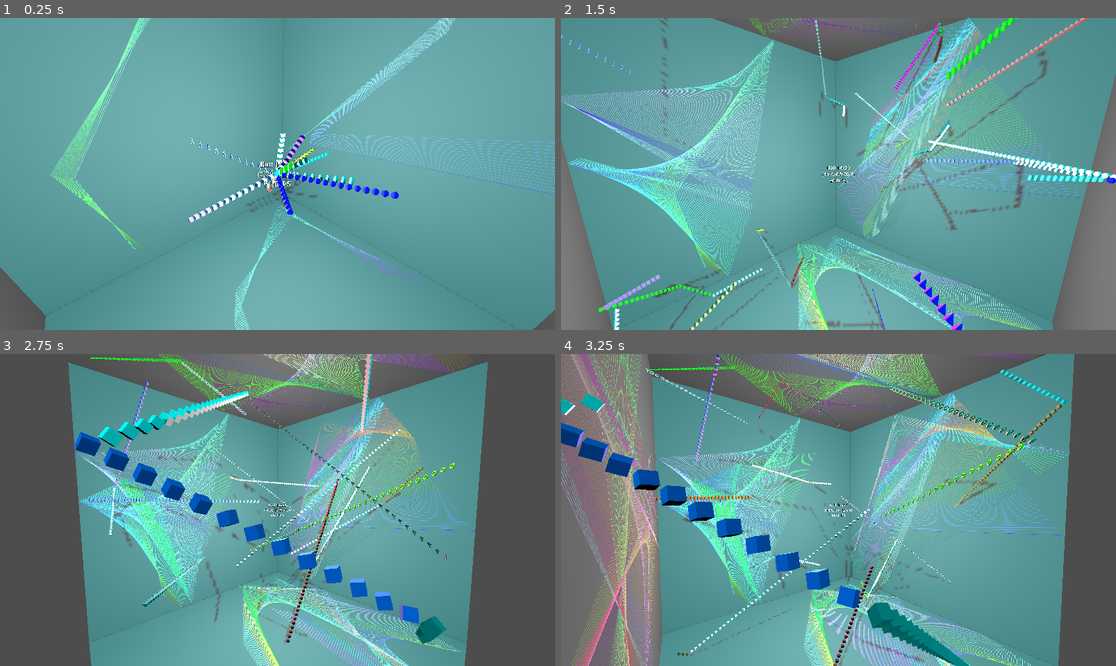
Above: before the commit, frames 1-4 (two rows, left to right).
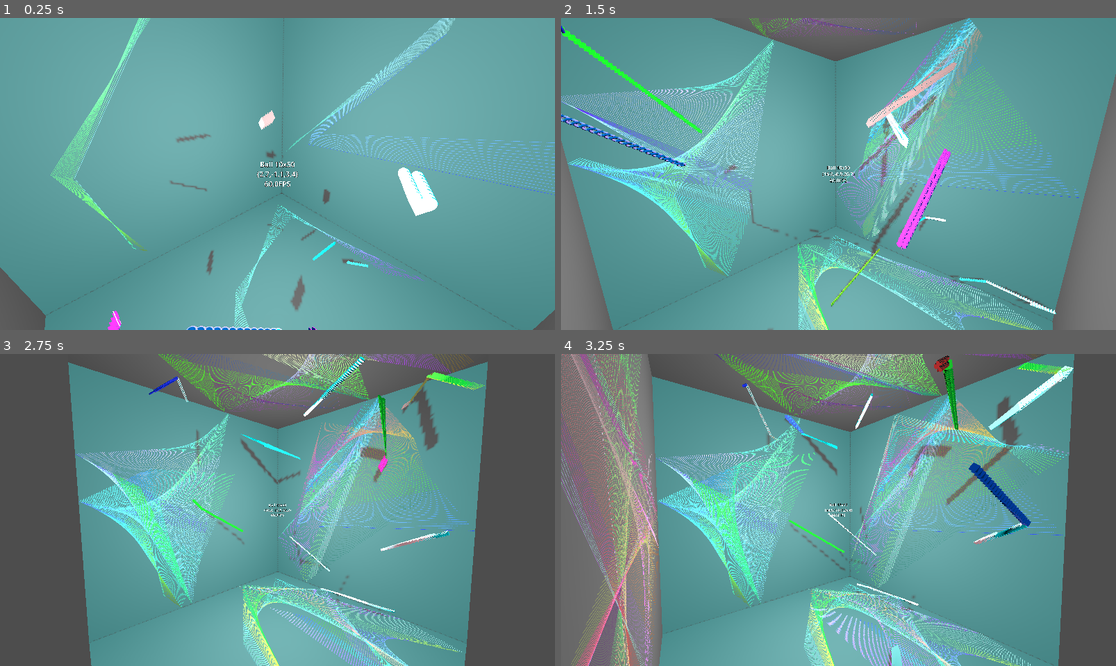
Above: after the commit, the same moments.

Repository: kasworld/gd4game3d
Game: Godot game, scene res://main.tscn
The game is run twice, just before and just after one commit, with the same random seed, the same clock (stepped at 60 frames per second) and the same inputs.
Inputs:
- Up to frame 1 (0.25 s): no input
- Up to frame 2 (1.5 s): no input
- Up to frame 3 (2.75 s): no input
- Up to frame 4 (3.25 s): no input

The runs differ from the first frame. In frame 1, 2.9% of the frame differs, in the area x 19-79%, y 29-100%; in frame 2, 7.3%; in frame 3, 8.2%; in frame 4, 9.6%, in the area x 0-93%, y 0-100%.

Commit message:
update BallTrail

Diff:
--- a/ball_trail_2/ball_trail_2.gd
+++ b/ball_trail_2/ball_trail_2.gd
@@ -3,7 +3,7 @@
 class_name BallTrail
 
 var velocity :Vector3
-var bounce_area :AABB
+var bounce_fn :Callable
 var radius :float
 var speed_max :float
 var speed_min :float
@@ -14,17 +14,18 @@
 var multi_ball :MultiMeshInstance3D
 var multimesh :MultiMesh
 
-func init(ba :AABB, r :float, count :int, t:int)->void:
+func init(bnfn :Callable, r :float, count :int, t:int, pos :Vector3) -> BallTrail:
 	radius = r
-	bounce_area = ba
-	speed_max = radius * 300
-	speed_min = radius * 120
+	bounce_fn = bnfn
+	speed_max = radius * 120
+	speed_min = radius * 80
 	velocity = Vector3( (randf()-0.5)*speed_max,(randf()-0.5)*speed_max,(randf()-0.5)*speed_max)
 	current_color = NamedColorList.color_list.pick_random()[0]
 	current_rot_accel = rand_rad()
-	make_mat_multi(new_mesh_by_type(t,radius), count)
+	make_mat_multi(new_mesh_by_type(t,radius), count, pos)
+	return self
 
-func make_mat_multi(mesh :Mesh,count :int):
+func make_mat_multi(mesh :Mesh,count :int, pos:Vector3):
 	var mat = Global3d.get_color_mat(Color.WHITE)
 	mat.vertex_color_use_as_albedo = true
 	mesh.material = mat
@@ -41,49 +42,43 @@
 
 	for i in multimesh.visible_instance_count:
 		multimesh.set_instance_color(i,current_color)
-		var ball_position = Vector3(0,0,0)
+		var ball_position = pos
 		var t = Transform3D(Basis(), ball_position)
 		multimesh.set_instance_transform(i,t)
 
-func set_multi_rotation(i :int,axis :Vector3, rot :float)->void:
+func set_multi_rotation(i :int,axis :Vector3, rot :float) -> void:
 	var t = multimesh.get_instance_transform(i)
 	t = t.rotated_local(axis, rot)
 	multimesh.set_instance_transform(i,t )
 
-func set_multi_pos(i :int, pos :Vector3)->void:
+func set_multi_pos(i :int, pos :Vector3) -> void:
 	var t = multimesh.get_instance_transform(i)
 	t.origin = pos
 	multimesh.set_instance_transform(i,t )
 
-func set_multi_color(i, co :Color)->void:
+func set_multi_color(i, co :Color) -> void:
 	multimesh.set_instance_color(i,co)
-
-func set_aabb(ba :AABB)->void:
-	bounce_area = ba
 
 func _process(delta: float) -> void:
 	move(delta)
 
-func move(delta :float)->void:
+func move(delta :float) -> void:
 	var old_cursor = obj_cursor
 	obj_cursor +=1
 	obj_cursor %= multimesh.instance_count
 	move_ball(delta, old_cursor, obj_cursor)
 
 func move_ball(delta: float, oldi :int, newi:int) -> void:
-	var pos = multimesh.get_instance_transform(oldi).origin
-	pos += velocity * delta
-	var bn = Bounce.bounce3d(pos,velocity,bounce_area,radius)
-	set_multi_pos(newi, pos)
-	velocity = bn.velocity
-	var bounced = false
+	var oldpos = multimesh.get_instance_transform(oldi).origin
+	var newpos = oldpos + velocity * delta
+	var bn = bounce_fn.call(oldpos,newpos,radius)
+	set_multi_pos(newi, bn.pos)
 	for i in 3:
 		# change vel on bounce
 		if bn.bounced[i] != 0 :
 			velocity[i] = -random_positive(speed_max/2)*bn.bounced[i]
-			bounced = true
 
-	if bounced :
+	if bn.bounced != Vector3i.ZERO:
 		current_color = NamedColorList.color_list.pick_random()[0]
 		current_rot_accel = rand_rad()
 	set_multi_color(newi, current_color)
@@ -94,13 +89,14 @@
 		velocity = velocity.normalized() * speed_max
 	if velocity.length() < speed_min:
 		velocity = velocity.normalized() * speed_min
-
-func new_mesh_by_type(t :int, r :float)->Mesh:
+# ♠♣♥♦
+func new_mesh_by_type(t :int, r :float) -> Mesh:
 	var mesh:Mesh
-	match t%7:
+	match t%10:
 		0:
 			mesh = SphereMesh.new()
 			mesh.radius = r
+			mesh.height = r
 		1:
 			mesh = BoxMesh.new()
 			mesh.size = Vector3(r,r,r)*1.5
@@ -108,28 +104,28 @@
 			mesh = PrismMesh.new()
 			mesh.size = Vector3(r,r,r)*1.5
 		3:
-			mesh = TextMesh.new()
-			mesh.depth = r/4
-			mesh.pixel_size = r / 10
-			mesh.font_size = r*50
-			mesh.text = "A"
-		4:
 			mesh = TorusMesh.new()
 			mesh.inner_radius = r/2
 			mesh.outer_radius = r
+		4:
+			mesh = CapsuleMesh.new()
+			mesh.height = r*2
+			mesh.radius = r*0.5
 		5:
-			mesh = CapsuleMesh.new()
-			mesh.height = r*3
-			mesh.radius = r*0.75
-		6:
 			mesh = CylinderMesh.new()
 			mesh.height = r*2
 			mesh.bottom_radius = r
 			mesh.top_radius = 0
+		6,7,8,9:
+			mesh = TextMesh.new()
+			mesh.depth = r/4
+			mesh.pixel_size = r / 10
+			mesh.font_size = r*200
+			mesh.text = "♠♣♥♦".split()[t%10-6]
 	return mesh
 
-func rand_rad()->float:
+func rand_rad() -> float:
 	return randf_range(-PI,PI)/100
 
-func random_positive(w :float)->float:
+func random_positive(w :float) -> float:
 	return randf_range(w/10,w)
--- a/main.gd
+++ b/main.gd
@@ -4,7 +4,7 @@
 var balltrail2_scene = preload("res://ball_trail_2/ball_trail_2.tscn")
 var line2d_scene = preload("res://move_line2d/move_line_2d.tscn")
 
-const BALL_COUNT = 14
+const BALL_COUNT = 10
 const TAIL_COUNT = 50
 var ball_list = []
 var b_box :AABB
@@ -28,10 +28,18 @@
 	make_line2d(Vector2(bound_size.y,bound_size.z),Vector3(bound_size.z/2,0,0), PlaneMesh.FACE_X, true)
 
 func add_ball(tc :int)->void:
-	var ball = balltrail2_scene.instantiate()
-	ball.init( b_box,0.5, tc, ball_list.size())
+	var pos = Vector3(
+		randf_range(b_box.position.x, b_box.end.x),
+		randf_range(b_box.position.y, b_box.end.y),
+		randf_range(b_box.position.z, b_box.end.z),
+	)
+	var ball = balltrail2_scene.instantiate().init( bounce_cell, 0.5, tc, ball_list.size(), pos)
 	ball_list.append(ball)
 	add_child(ball)
+
+# wallinfo [aabb , axis_wall [3][2]bool ]
+func bounce_cell(oldpos:Vector3, pos :Vector3, radius :float) -> Dictionary:
+	return Bounce2.v3f(pos, b_box, radius)
 
 var line2d_list :Array
 func make_line2d(sz :Vector2, p :Vector3, face :PlaneMesh.Orientation ,flip :bool)->MeshInstance3D:
Not shown, changed: ball_trail_2/ball_trail_2.gd.uid
Not shown: 1 places in ball_trail_2/ball_trail_2.tscn that only renumber resources
